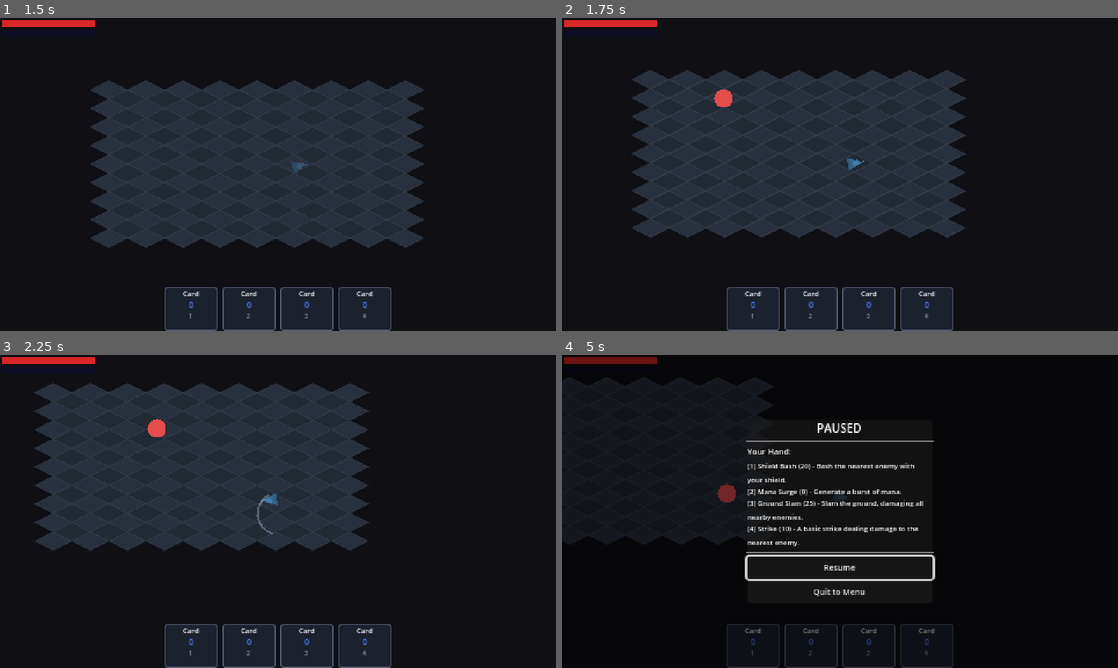
Above: before the commit, frames 1-4 (two rows, left to right).
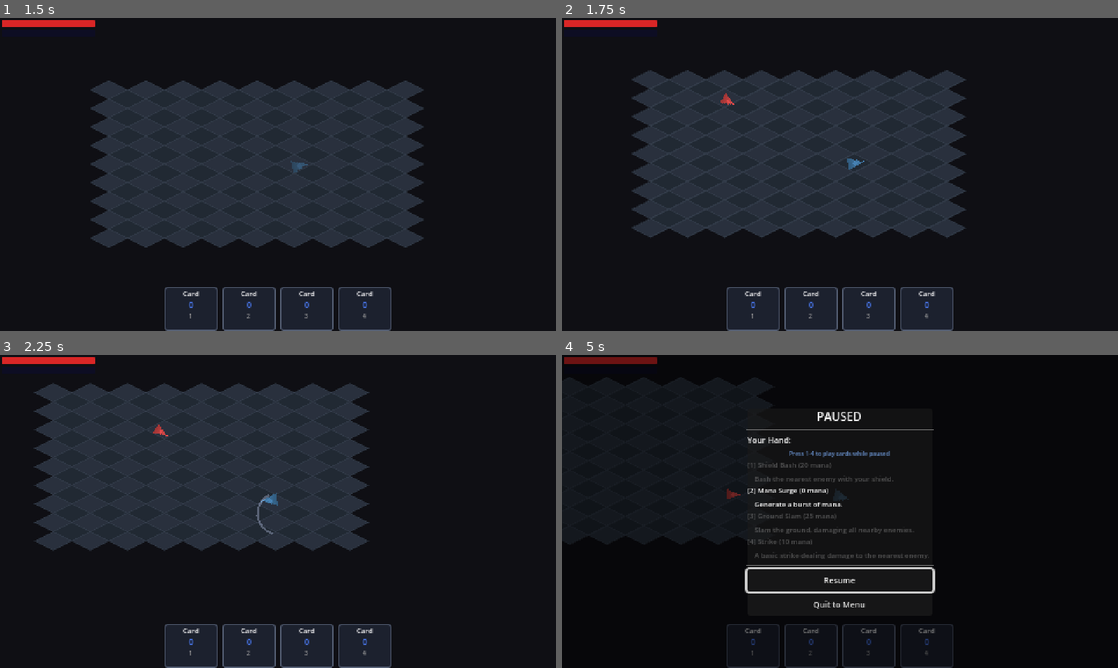
Above: after the commit, the same moments.

Repository: shaded0/cardgame
Game: Godot game, scene res://scenes/ui/class_select.tscn
Same seed, same stepped clock (60 frames per second), same inputs: the game is played once before the commit and once after it.
Inputs (mouse positions are in pixels of both pictures, inside the frame that each line leads up to):
- Up to frame 1 (1.5 s): click "Soldier" at 0.5 s; tap Enter at 1.25 s; move the mouse to (400, 158) at 1.27 s; hold D (move_right) from 1.28 s (still down); hold Space (dodge) from 1.28 s (still down)
- Up to frame 2 (1.75 s): keep holding D (move_right); keep holding Space (dodge)
- Up to frame 3 (2.25 s): move the mouse to (166, 527) at 2.02 s; release D (move_right) at 2.03 s; release Space (dodge) at 2.03 s; hold S (move_down) from 2.03 s (still down); click (166, 527) at 2.1 s
- Up to frame 4 (5 s): tap Space (dodge) at 2.3, 3.6, 4.55 s; move the mouse to (895, 442) at 2.77 s; release S (move_down) at 2.78 s; hold D (move_right) 2.78-3.53 s; hold Space (dodge) 2.78-3.53 s; move the mouse to (812, 574) at 3.52 s; hold W (move_up) 3.53-4.28 s; move the mouse to (1006, 558) at 4.27 s; press the mouse at (1006, 558) at 4.28 s; hold A (move_left) from 4.28 s (still down); tap Escape (pause) at 4.9 s

Frame 1 is identical in both runs. In frame 2, 0.1% of the frame differs, in the area x 27-31%, y 22-29%; in frame 3, 0.1%; in frame 4, 4.3%, in the area x 27-68%, y 18-82%.

Commit message:
wip

Diff:
--- a/resources/cards/card_data.gd
+++ b/resources/cards/card_data.gd
@@ -12,3 +12,4 @@
 @export var effects: Array[Resource] = []  # Array of CardEffect
 @export var chain_card: Resource  # CardData for mage chains
 @export var generates_mana: int = 0
+@export var pauses_game: bool = false  ## If true, playing this card pauses the game briefly
--- a/resources/cards/mage/fireball.tres
+++ b/resources/cards/mage/fireball.tres
@@ -18,4 +18,5 @@
 description = "Hurl a fireball at the nearest enemy."
 mana_cost = 20
 generates_mana = 0
+pauses_game = true
 effects = Array[Resource]([SubResource("effect_1")])
--- a/resources/cards/mage/mana_shield.tres
+++ b/resources/cards/mage/mana_shield.tres
@@ -18,4 +18,5 @@
 description = "Conjure a shield of pure mana."
 mana_cost = 25
 generates_mana = 0
+pauses_game = true
 effects = Array[Resource]([SubResource("effect_1")])
--- a/resources/cards/soldier/ground_slam.tres
+++ b/resources/cards/soldier/ground_slam.tres
@@ -18,4 +18,5 @@
 description = "Slam the ground, damaging all nearby enemies."
 mana_cost = 25
 generates_mana = 0
+pauses_game = true
 effects = Array[Resource]([SubResource("effect_1")])
--- a/resources/cards/soldier/iron_fortress.tres
+++ b/resources/cards/soldier/iron_fortress.tres
@@ -18,4 +18,5 @@
 description = "Raise an iron shield to absorb damage."
 mana_cost = 30
 generates_mana = 0
+pauses_game = true
 effects = Array[Resource]([SubResource("effect_1")])
--- a/scripts/cards/card_effect_resolver.gd
+++ b/scripts/cards/card_effect_resolver.gd
@@ -4,6 +4,7 @@
 var player: CharacterBody2D
 
 func _ready() -> void:
+	process_mode = Node.PROCESS_MODE_ALWAYS
 	player = get_parent().get_parent() as CharacterBody2D
 	var card_manager: CardManager = get_parent()
 	card_manager.card_played.connect(_on_card_played)
--- a/scripts/cards/card_manager.gd
+++ b/scripts/cards/card_manager.gd
@@ -6,13 +6,13 @@
 
 const HAND_SIZE: int = 4
 
-var deck: Array[Resource] = []  # Full card pool
+var deck: Array[Resource] = []
 var draw_pile: Array[Resource] = []
 var hand: Array[Resource] = []
 
 func _ready() -> void:
-	# Will be initialized when class is selected
-	pass
+	# CardManager must process input even while paused so players can play cards
+	process_mode = Node.PROCESS_MODE_ALWAYS
 
 func initialize_deck(card_pool: Array) -> void:
 	deck = card_pool.duplicate()
@@ -20,7 +20,6 @@
 	draw_pile.shuffle()
 	hand.clear()
 
-	# Draw initial hand
 	for i in range(HAND_SIZE):
 		if draw_pile.size() > 0:
 			hand.append(draw_pile.pop_back())
@@ -45,32 +44,44 @@
 	if card == null:
 		return
 
-	# Check mana cost
 	var player: CharacterBody2D = get_parent() as CharacterBody2D
 	var mana_comp: ManaComponent = player.get_node("ManaComponent")
 	if not mana_comp.spend_mana(card.mana_cost):
-		return  # Not enough mana
+		return
 
-	# Generate mana if card produces it
 	if card.generates_mana > 0:
 		mana_comp.add_mana(card.generates_mana)
 
-	# Emit the card played signal
+	# If game is paused (player is reading cards), unpause before resolving
+	var was_paused: bool = get_tree().paused
+	if was_paused:
+		GameManager.toggle_pause()
+
+	# Emit card played — resolver handles effects and visuals
 	card_played.emit(card, slot_index)
 
 	# Replace the card in hand
 	_replace_card(slot_index, card)
 	hand_updated.emit(hand)
 
+	# If the card has pauses_game, pause after a brief delay so the effect is visible
+	if card.pauses_game and not was_paused:
+		_pause_after_delay(0.4)
+
 func _replace_card(slot_index: int, played_card: Resource) -> void:
-	# Mage chain mechanic: if card has a chain_card, use that instead
 	if played_card.chain_card != null:
 		hand[slot_index] = played_card.chain_card
 		return
 
-	# Normal draw from pile
 	if draw_pile.size() == 0:
 		draw_pile = deck.duplicate()
 		draw_pile.shuffle()
 
 	hand[slot_index] = draw_pile.pop_back()
+
+func _pause_after_delay(delay: float) -> void:
+	var timer: SceneTreeTimer = get_tree().create_timer(delay, true, false, true)
+	timer.timeout.connect(func() -> void:
+		if not get_tree().paused:
+			GameManager.toggle_pause()
+	)
--- /dev/null
+++ b/scripts/combat/buff.gd
@@ -0,0 +1,27 @@
+class_name Buff
+extends RefCounted
+
+## Data for a single active buff.
+
+enum Type {
+	DAMAGE_UP,     ## Flat bonus damage on basic attacks
+	SPEED_UP,      ## Move speed increase
+	DEFENSE_UP,    ## Percentage damage reduction
+	EMPOWER_NEXT,  ## Next N attacks deal bonus damage, then expires
+	DODGE_BOOST,   ## Faster dodge, shorter cooldown
+}
+
+var type: Type
+var value: float       ## Effect magnitude (damage amount, speed bonus, % reduction)
+var duration: float    ## Total duration in seconds (0 = permanent until stacks used)
+var remaining: float   ## Time left
+var stacks: int = 1    ## For EMPOWER_NEXT: number of empowered attacks
+
+static func create(p_type: Type, p_value: float, p_duration: float, p_stacks: int = 1) -> Buff:
+	var b := Buff.new()
+	b.type = p_type
+	b.value = p_value
+	b.duration = p_duration
+	b.remaining = p_duration
+	b.stacks = p_stacks
+	return b
--- /dev/null
+++ b/scripts/combat/buff_system.gd
@@ -0,0 +1,112 @@
+class_name BuffSystem
+extends Node
+
+## Manages active buffs on the player: stat modifiers, empowered attacks, damage reduction, etc.
+
+signal buff_applied(buff: Buff)
+signal buff_expired(buff: Buff)
+
+var active_buffs: Array[Buff] = []
+var player: CharacterBody2D
+
+# Accumulated stat modifiers from active buffs
+var bonus_damage: float = 0.0
+var bonus_speed: float = 0.0
+var damage_reduction: float = 0.0  # 0.0 to 1.0 (percentage)
+var empowered_attacks: int = 0  # Next N attacks deal bonus damage
+var empower_bonus: float = 0.0
+
+func _ready() -> void:
+	process_mode = Node.PROCESS_MODE_INHERIT
+	player = get_parent() as CharacterBody2D
+
+func _process(delta: float) -> void:
+	# Tick down timed buffs
+	var expired: Array[Buff] = []
+	for buff in active_buffs:
+		if buff.duration > 0.0:
+			buff.remaining -= delta
+			if buff.remaining <= 0.0:
+				expired.append(buff)
+
+	for buff in expired:
+		remove_buff(buff)
+
+func add_buff(buff: Buff) -> void:
+	active_buffs.append(buff)
+	_apply_buff_stats(buff)
+	buff_applied.emit(buff)
+
+	# Visual indicator
+	if player:
+		_show_buff_visual(buff)
+
+func remove_buff(buff: Buff) -> void:
+	if buff in active_buffs:
+		active_buffs.erase(buff)
+		_remove_buff_stats(buff)
+		buff_expired.emit(buff)
+
+func _apply_buff_stats(buff: Buff) -> void:
+	match buff.type:
+		Buff.Type.DAMAGE_UP:
+			bonus_damage += buff.value
+		Buff.Type.SPEED_UP:
+			bonus_speed += buff.value
+			if player:
+				player.move_speed += buff.value
+		Buff.Type.DEFENSE_UP:
+			damage_reduction = min(damage_reduction + buff.value / 100.0, 0.8)
+		Buff.Type.EMPOWER_NEXT:
+			empowered_attacks += int(buff.stacks)
+			empower_bonus = max(empower_bonus, buff.value)
+		Buff.Type.DODGE_BOOST:
+			if player:
+				player.dodge_speed += buff.value
+				player.dodge_cooldown = max(0.2, player.dodge_cooldown - 0.2)
+
+func _remove_buff_stats(buff: Buff) -> void:
+	match buff.type:
+		Buff.Type.DAMAGE_UP:
+			bonus_damage -= buff.value
+		Buff.Type.SPEED_UP:
+			bonus_speed -= buff.value
+			if player:
+				player.move_speed -= buff.value
+		Buff.Type.DEFENSE_UP:
+			damage_reduction = max(0.0, damage_reduction - buff.value / 100.0)
+		Buff.Type.EMPOWER_NEXT:
+			pass  # Stacks consumed on use, not on expiry
+		Buff.Type.DODGE_BOOST:
+			if player:
+				player.dodge_speed -= buff.value
+				player.dodge_cooldown += 0.2
+
+func get_modified_damage(base_damage: float) -> float:
+	var total: float = base_damage + bonus_damage
+	if empowered_attacks > 0:
+		total += empower_bonus
+		empowered_attacks -= 1
+		if empowered_attacks <= 0:
+			empower_bonus = 0.0
+	return total
+
+func get_damage_after_reduction(incoming: float) -> float:
+	return incoming * (1.0 - damage_reduction)
+
+func has_buff_type(type: Buff.Type) -> bool:
+	for buff in active_buffs:
+		if buff.type == type:
+			return true
+	return false
+
+func _show_buff_visual(buff: Buff) -> void:
+	var color: Color
+	match buff.type:
+		Buff.Type.DAMAGE_UP: color = Color(1.0, 0.4, 0.2, 0.5)
+		Buff.Type.SPEED_UP: color = Color(0.3, 1.0, 0.5, 0.5)
+		Buff.Type.DEFENSE_UP: color = Color(0.4, 0.6, 1.0, 0.5)
+		Buff.Type.EMPOWER_NEXT: color = Color(1.0, 0.8, 0.2, 0.5)
+		Buff.Type.DODGE_BOOST: color = Color(0.8, 0.3, 1.0, 0.5)
+		_: color = Color(1.0, 1.0, 1.0, 0.4)
+	SpellEffectVisual.spawn_burst(player.get_parent(), player.global_position, 14.0, color, 0.4)
--- a/scripts/combat/mana_component.gd
+++ b/scripts/combat/mana_component.gd
@@ -8,6 +8,9 @@
 @export var mana_per_hit_taken: float = 15.0
 
 var current_mana: float = 0.0
+
+func _ready() -> void:
+	process_mode = Node.PROCESS_MODE_ALWAYS
 
 func add_mana(amount: float) -> void:
 	var old_mana: float = current_mana
--- a/scripts/enemies/base_enemy.gd
+++ b/scripts/enemies/base_enemy.gd
@@ -23,8 +23,9 @@
 	add_to_group("enemies")
 	hitbox_shape.disabled = true
 
-	# Placeholder sprite - larger and more visible
-	sprite.texture = PlaceholderSprites.create_circle_texture(8, Color(0.9, 0.3, 0.3, 1.0))
+	# Directional arrow sprite for enemies
+	sprite.texture = PlaceholderSprites.create_arrow_texture(14, Color(0.9, 0.3, 0.3, 1.0))
+	sprite.offset = Vector2(0, -6)
 
 	if enemy_data:
 		move_speed = enemy_data.move_speed
@@ -75,11 +76,8 @@
 	var direction: Vector2 = (player.global_position - global_position).normalized()
 	velocity = direction * move_speed
 
-	# Flip sprite
-	if direction.x < 0:
-		sprite.flip_h = true
-	elif direction.x > 0:
-		sprite.flip_h = false
+	# Rotate sprite to face player (arrow points up, offset by 90 deg)
+	sprite.rotation = direction.angle() + PI / 2.0
 
 	move_and_slide()
 
--- a/scripts/ui/hud.gd
+++ b/scripts/ui/hud.gd
@@ -6,6 +6,8 @@
 var card_slots: Array = []
 
 func _ready() -> void:
+	# HUD must update even while paused (card playability, mana changes)
+	process_mode = Node.PROCESS_MODE_ALWAYS
 	# Wait a frame for player to initialize
 	await get_tree().process_frame
 	_connect_to_player()
--- a/scripts/ui/pause_menu.gd
+++ b/scripts/ui/pause_menu.gd
@@ -1,7 +1,7 @@
 extends Control
 
 ## Pause menu — visible when game is paused.
-## process_mode = PROCESS_MODE_WHEN_PAUSED so it receives input while tree is paused.
+## Cards can be played while paused using number keys.
 
 @onready var card_details: VBoxContainer = $Panel/VBoxContainer/CardDetails
 @onready var resume_btn: Button = $Panel/VBoxContainer/ResumeButton
@@ -25,27 +25,44 @@
 	visible = false
 
 func _populate_card_details() -> void:
-	# Clear existing card info
 	for child in card_details.get_children():
 		child.queue_free()
 
-	# Find player and show current hand
 	var players: Array[Node] = get_tree().get_nodes_in_group("player")
 	if players.size() == 0:
 		return
 
-	var player: CharacterBody2D = players[0]
+	var player: CharacterBody2D = players[0] as CharacterBody2D
 	var card_mgr: CardManager = player.get_node("CardManager")
+	var mana_comp: ManaComponent = player.get_node("ManaComponent")
+
+	# Hint text
+	var hint := Label.new()
+	hint.add_theme_font_size_override("font_size", 5)
+	hint.add_theme_color_override("font_color", Color(0.5, 0.7, 1.0, 0.8))
+	hint.text = "Press 1-4 to play cards while paused"
+	hint.horizontal_alignment = HORIZONTAL_ALIGNMENT_CENTER
+	card_details.add_child(hint)
 
 	for i in range(card_mgr.hand.size()):
-		var card = card_mgr.hand[i]
+		var card: Resource = card_mgr.hand[i]
 		if card == null:
 			continue
 
 		var label := Label.new()
 		label.add_theme_font_size_override("font_size", 6)
-		label.text = "[%d] %s (%d) - %s" % [i + 1, card.card_name, card.mana_cost, card.description]
 		label.autowrap_mode = TextServer.AUTOWRAP_WORD
+
+		var can_afford: bool = mana_comp.current_mana >= card.mana_cost
+		var cost_str: String = str(card.mana_cost)
+
+		label.text = "[%d] %s (%s mana)\n    %s" % [i + 1, card.card_name, cost_str, card.description]
+
+		if can_afford:
+			label.add_theme_color_override("font_color", Color(1.0, 1.0, 1.0, 1.0))
+		else:
+			label.add_theme_color_override("font_color", Color(0.5, 0.5, 0.5, 0.6))
+
 		card_details.add_child(label)
 
 func _on_resume() -> void:
